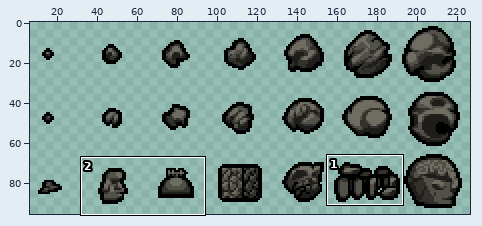
One commit to this sprite sheet: resources/gfx/effects/meteorite_rocks.png. The first picture is a wide view before the edit; the outline marks the close-up.
Close-up. Earlier state:
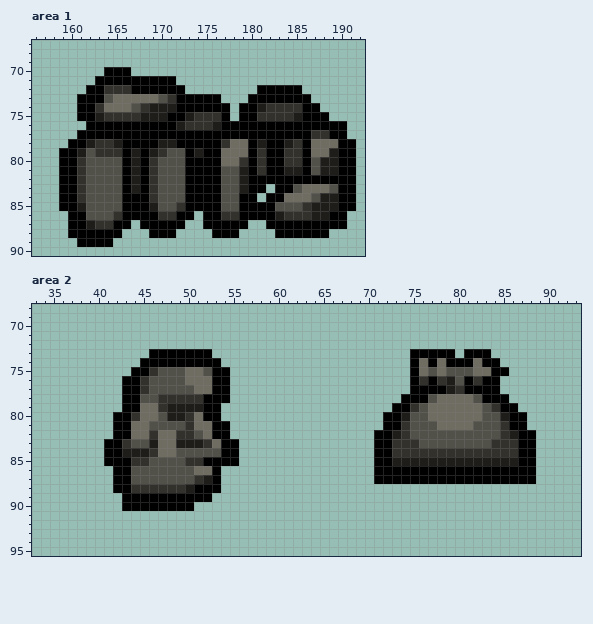
The file is 256x96 pixels. Shown: area 1: x 156..192, y 67..90; area 2: x 33..93, y 68..95. The wide view leaves out empty margins.
The result:
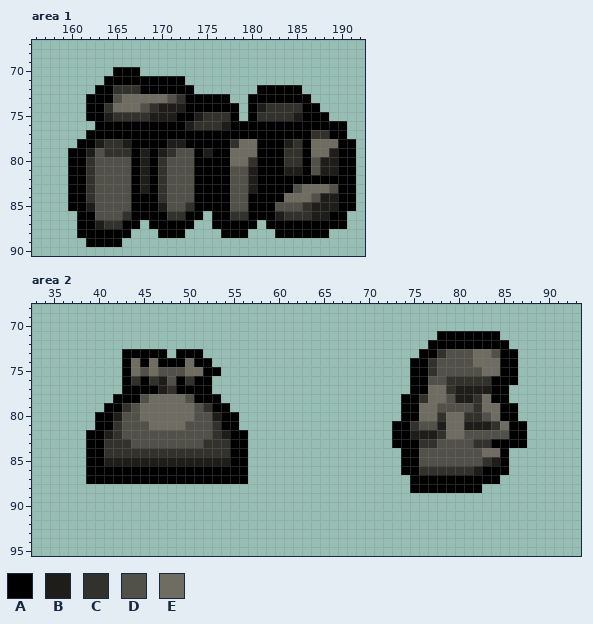
Palette (. is transparent): A #000000  B #1e1d1a  C #33312c  D #515049  E #6f6c61
The edit:
--- area 1
@@ x 156..192 @@
 69 .....................................
-70 ........AAA..........................
-71 .......AAAAAAAAA.....................
-72 ......AACCCAAAAAA........AAAAA.......
-73 .....AAADEEEEEDCAAAAA...AAAAAAA......
-74 .....AACEEEDCBBBAAAAAA.AABCCCCAA.....
-75 .....AABCCCCBBBAABCCCA.AACCCCBAAA....
-76 ......AAAAAAAAAABCCCBAAAAAAAAAAAAAA..
-77 .....AAAAAAAAAAAAAAAAAAAAAAAAAACCAA..
-78 ....AABCCBAAAABBAAAAACEEABAABCAEEEAA.
-79 ...AABDCCCABABCDDABAAEEEACAACCAEEBAA.
-80 ...AACDDDDABACDDDAAAAEECACAACCADBBAA.
-81 ...AACDDDDABACDDDAAAADDBACAABBADBBAA.
-82 ...AACDDDDABACDDDAAAADDBAAAAAAAAAAAA.
-83 ...AACDDDDABACDDDAAAADDBAA.AADEEEDAA.
-84 ...AACDDDDAAACDDDAAAADDAA.AAEEEDBBAA.
-85 ...AABDDDDAAABDDCAAAADDAAAADDDCBBBAA.
-86 ....AADDDCAAAACCAA.AACCAAAABCCCBBAA..
-87 ....AABCCAA.AAAAA..AAAAA..AAAAAAAAA..
-88 ....AAAAAA...AAA....AAA....AAAAAA....
-89 .....AAAA............................
+70 .........AAA.........................
+71 ........AAAAAAAAA....................
+72 .......AACCCAAAAAA.......AAAAA.......
+73 ......AAADEEEEEDCAAAAA..AAAAAAA......
+74 ......AACEEEDCBBBAAAAAA.ABCCCCAA.....
+75 ......AABCCCCBBBAABCCCA.ACCCCBAAA....
+76 .......AAAAAAAAAABCCCBAAAAAAAAAAAAA..
+77 ......AAAAAAAAAAAAAAAAAAAAAAAAACCAA..
+78 .....AABCCBAAAABBAAAAACEEAAABCAEEEAA.
+79 ....AABDCCCABABCDDABAAEEEAAACCAEEBAA.
+80 ....AACDDDDABACDDDAAAAEECAAACCADBBAA.
+81 ....AACDDDDABACDDDAAAADDBAAABBADBBAA.
+82 ....AACDDDDABACDDDAAAADDBAAAAAAAAAAA.
+83 ....AACDDDDABACDDDAAAADDBAAAADEEEDAA.
+84 ....AACDDDDAAACDDDAAAADDAAAAEEEDBBAA.
+85 ....AABDDDDAAABDDCAAAADDAAADDDCBBBAA.
+86 .....AADDDCAAAACCAA.AACCAAABCCCBBAA..
+87 .....AABCCAA.AAAAA..AAAAA.AAAAAAAAA..
+88 .....AAAAAA...AAA....AAA...AAAAAA....
+89 ......AAAA...........................
 90 .....................................
--- area 2
@@ x 33..93 @@
 70 .............................................................
-71 .............................................................
-72 .............................................................
-73 .............AAAAAAA......................AAAAA.AAA..........
-74 ............AAAAAAAAA.....................AEAEAAAEAA.........
-75 ...........AACDDDEEDAA....................AEDEDDDEEAA........
-76 ..........AACDDDDEEEAA....................ACACBDACAA.........
-77 ..........AACDDDDDEEAA....................AAAABCAAAA.........
-78 ..........AADDCCCCCAAA...................AAADEEEEDAAA........
-79 ..........AAEECBBBBAA...................AACDEEEEEEDCAA.......
-80 .........AACEEDBBCEAA..................AABDDEEEEEEDDBAA......
-81 .........AAEEDDDDCEEAA.................AACDDDEEEEDDDCAA......
-82 .........AAEECEECCDEAA................AABCDDDDDDDDDDCBAA.....
-83 ........AACDDBEEBBBCEAA...............AACCCDDDDDDDDCCCAA.....
-84 ........AABBBCEEDDDDDAA...............AACCCCCCCCCCCCCCAA.....
-85 ........AAACCDDDDCCAAAA...............AABBBBBBBBBBBBBBAA.....
-86 .........AADDDDDDDEEA.................AAAAAAAAAAAAAAAAAA.....
-87 .........AADDDDDDDCBA.................AAAAAAAAAAAAAAAAAA.....
-88 .........AACCCCCCBAAA........................................
-89 ..........AAAAAAAAAA.........................................
-90 ..........AAAAAAAA...........................................
+71 .............................................AAAAAAA.........
+72 ............................................AAAAAAAAA........
+73 ..........AAAAA.AAA........................AACDDDEEDAA.......
+74 ..........AEAEAAAEAA......................AACDDDDEEEAA.......
+75 ..........AEDEDDDEEAA.....................AACDDDDDEEAA.......
+76 ..........ACACBDACAA......................AADDCCCCCAAA.......
+77 ..........AAAABCAAAA......................AAEECBBBBAA........
+78 .........AAADEEEEDAAA....................AACEEDBBCEAA........
+79 ........AACDEEEEEEDCAA...................AAEEDDDDCEEAA.......
+80 .......AABDDEEEEEEDDBAA..................AAEECEECCDEAA.......
+81 .......AACDDDEEEEDDDCAA.................AACDDBEEBBBCEAA......
+82 ......AABCDDDDDDDDDDCBAA................AABBBCEEDDDDDAA......
+83 ......AACCCDDDDDDDDCCCAA................AAACCDDDDCCAAAA......
+84 ......AACCCCCCCCCCCCCCAA.................AADDDDDDDEEA........
+85 ......AABBBBBBBBBBBBBBAA.................AADDDDDDDCBA........
+86 ......AAAAAAAAAAAAAAAAAA.................AACCCCCCBAAA........
+87 ......AAAAAAAAAAAAAAAAAA..................AAAAAAAAAA.........
+88 ..........................................AAAAAAAA...........
+89 .............................................................
+90 .............................................................
 91 .............................................................
Changed places in both close-ups, as pixel boxes (x1, y1, x2, y2):
changed: (59, 67, 275, 247)
changed: (374, 331, 536, 493)
changed: (86, 349, 248, 511)
